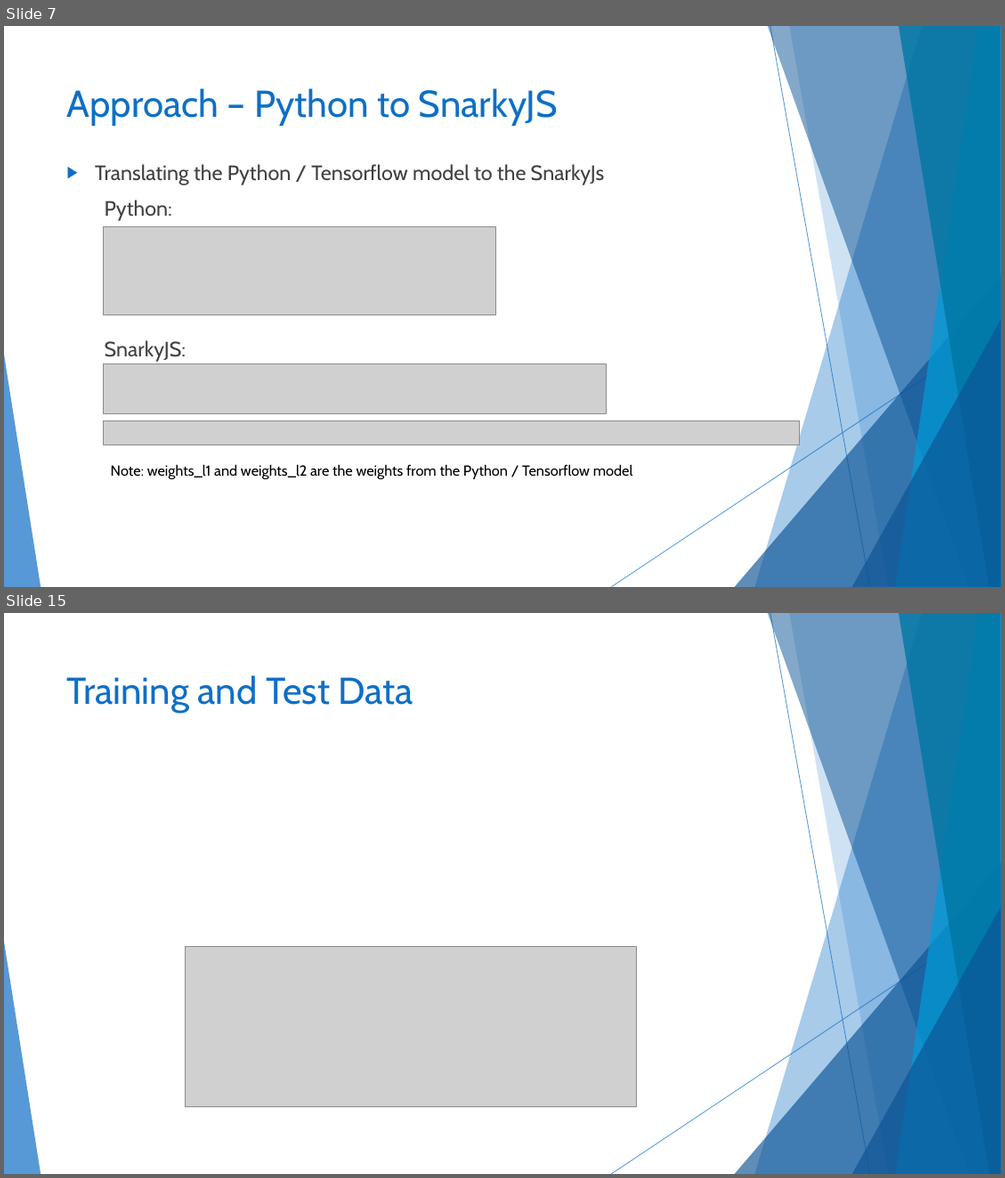
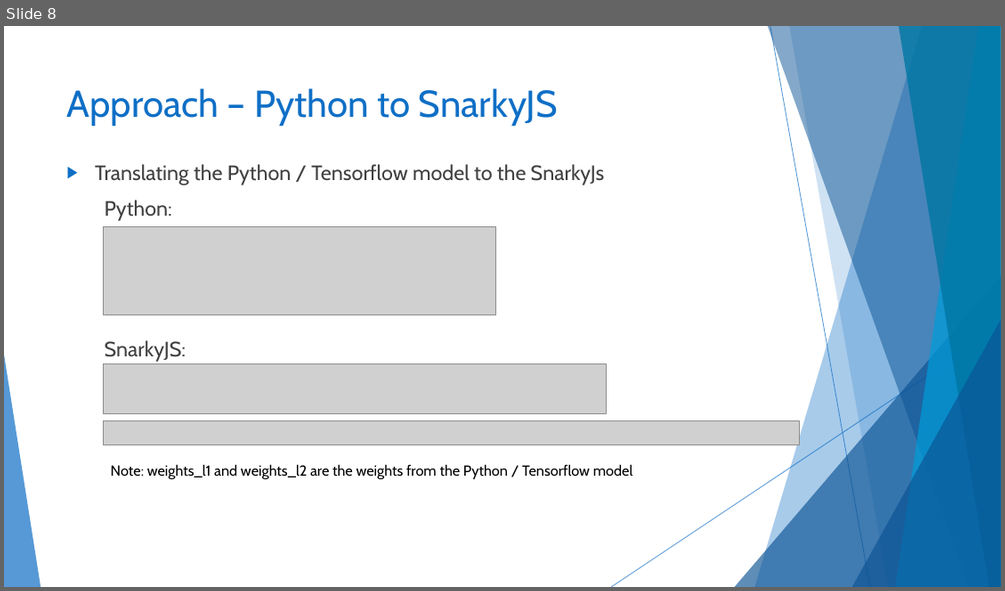
Before and after one commit to gordonfreemanfree/SnarkyNet-MNIST-Digits, a slide deck: Makalfo_Deep_Neural_Network.pptx. Shown one above the other, each under a label of ours: slides 7 and 15 before the commit, slide 8 after it; the slides between them are not shown. The pictures are 1005x1178 and 1005x591 pixels, drawn with LibreOffice and Linux fonts; fonts in the diff are those of the drawing; grey boxes stand for pictures. Boxes give left, top, right and bottom in pixels: in the first picture for what was removed or moved away, otherwise in the second. Text is boxed around its words. In the diff, an @@ line names an element or a change of style, - is before the commit and + after.

```diff
--- a/Makalfo_Deep_Neural_Network.pptx
+++ b/Makalfo_Deep_Neural_Network.pptx
@@ slide 15 removed at [4, 613, 1001, 1174], background #FFFFFF; not listed: 10 template elements that a slide beside it also shows @@
@@ title removed at [67, 675, 413, 713] @@
-Training and Test Data
@@ picture removed at [186, 947, 637, 1107] @@
@@ what was slide 7 is now slide 8 @@
```
Also in this commit, not shown: 1 slide changed, 9 slides added, 14 other slides removed.
